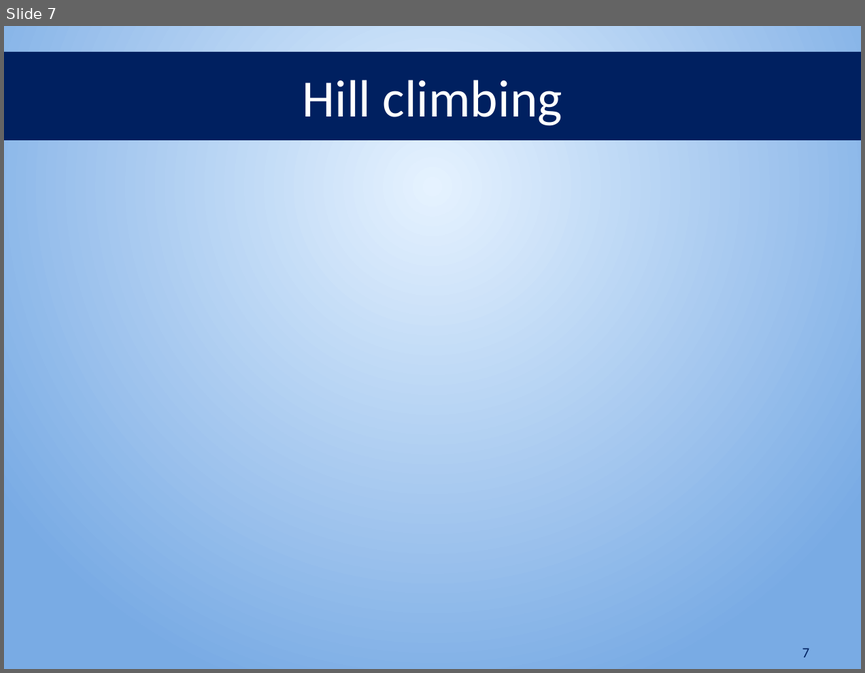
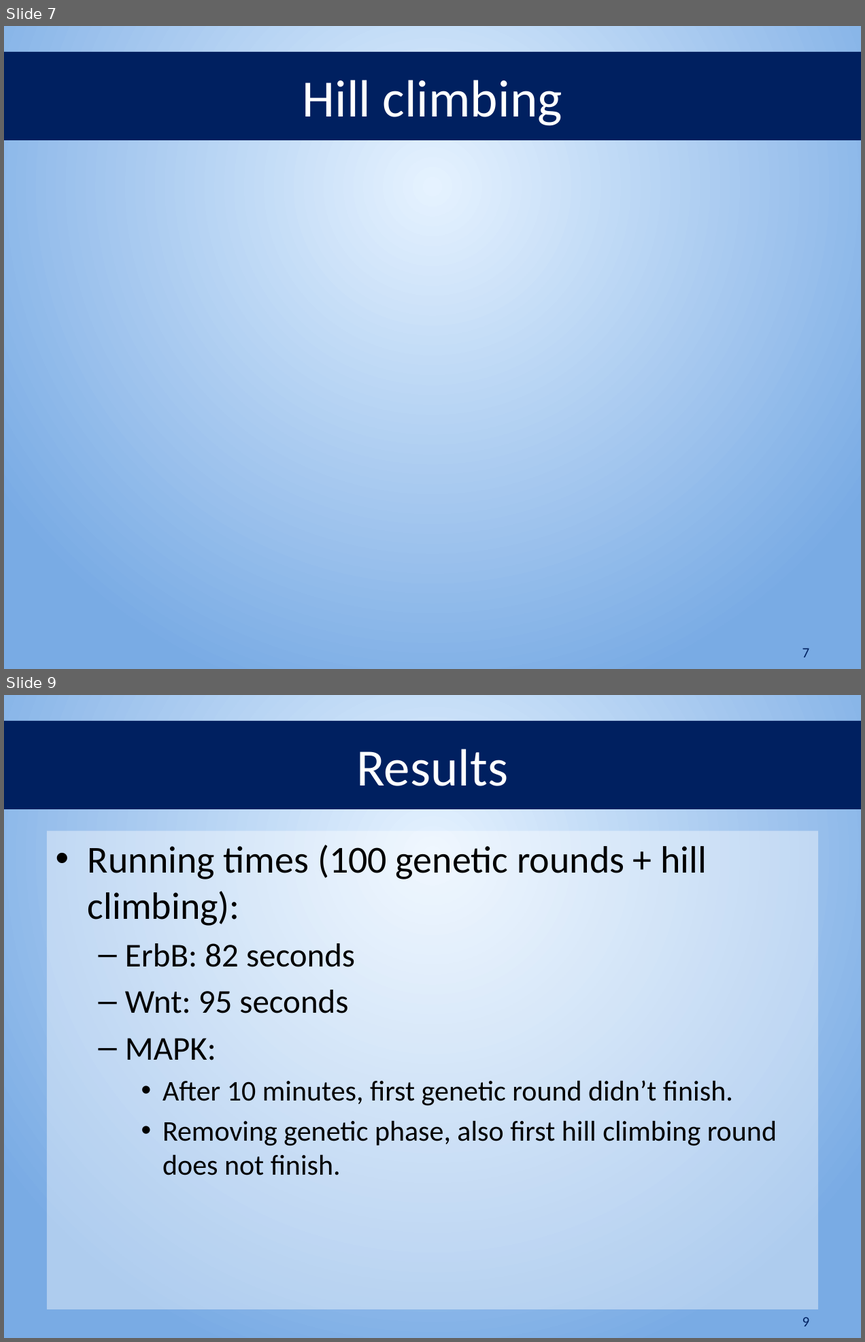
Before and after one commit to haitham/preach_prob, a slide deck: preach_prob.pptx. Shown one above the other, each under a label of ours: slide 7 before the commit, slides 7 and 9 after it; the slides between them are not shown. The pictures are 865x673 and 865x1342 pixels, drawn with LibreOffice and Linux fonts; fonts in the diff are those of the drawing; grey boxes stand for pictures. Boxes give left, top, right and bottom in pixels: in the first picture for what was removed or moved away, otherwise in the second. Text is boxed around its words. In the diff, an @@ line names an element or a change of style, - is before the commit and + after.

```diff
--- a/preach_prob.pptx
+++ b/preach_prob.pptx
@@ slide 9 added at [4,695,861,1338], background gradient #E5F2FF to #79ABE4 @@
@@ title added at [4,721,861,809], fill #002060, 44 pt, text #FFFFFF @@
+Results
@@ text added at [47,830,818,1308], fill #FFFFFF at 40% opacity, 24 pt, text #000000 @@
+• Running times (100 genetic rounds + hill climbing):
+  – ErbB: 82 seconds
+  – Wnt: 95 seconds
+  – MAPK:
+    • After 10 minutes, first genetic round didn’t finish.
+    • Removing genetic phase, also first hill climbing round does not finish.
@@ page number added at [802,1317,810,1326], 12 pt, text #002060 @@
+9
```
Also in this commit, not shown: 3 other slides added, 8 other files.
